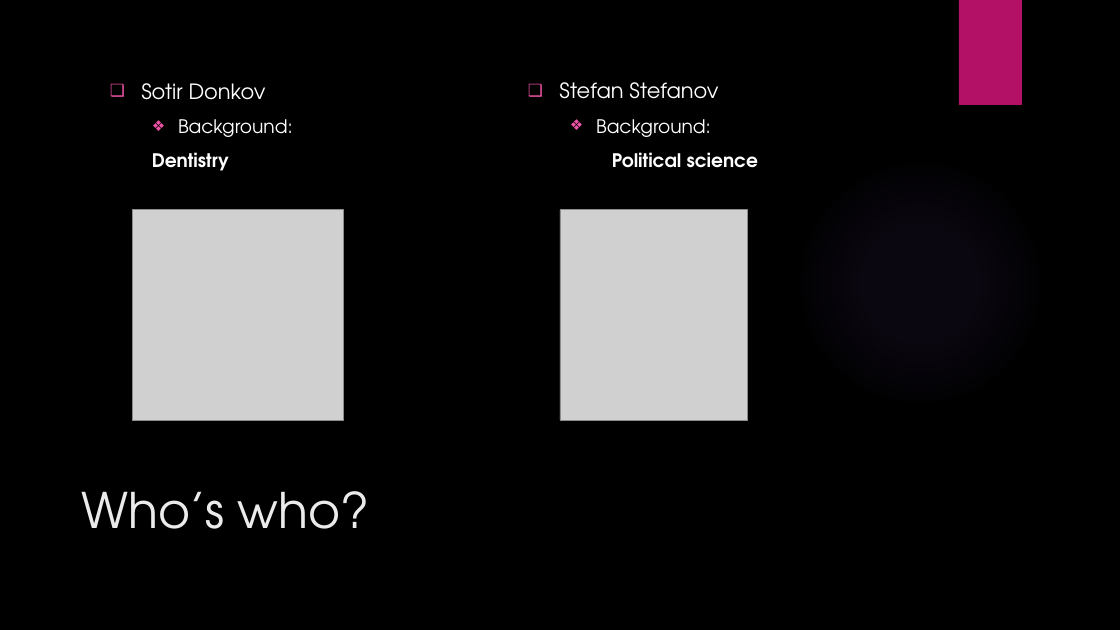
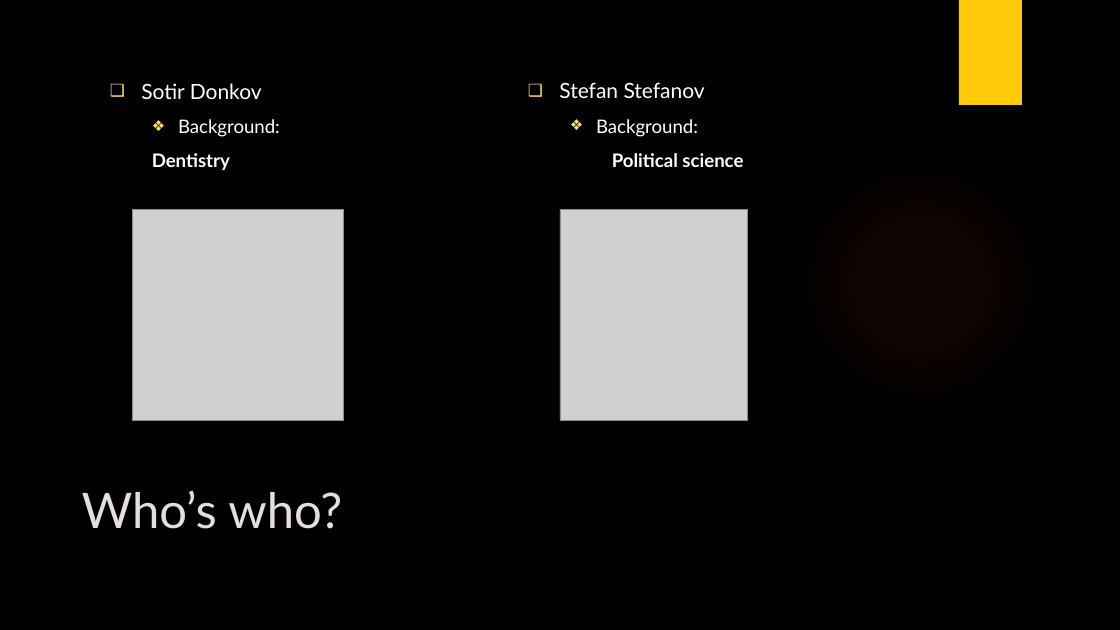
Before and after one commit to Stef-Stefanov/Emag, a slide deck: slide 2 of eMAG.pptx. Drawn at 1120x630 pixels with LibreOffice and Linux fonts; fonts in the diff are those of the drawing; grey boxes stand for pictures; background and template pictures are left out. Boxes give left, top, right and bottom in pixels: in the first picture for what was removed or moved away, otherwise in the second. Text is boxed around its words. In the diff, an @@ line names an element or a change of style, - is before the commit and + after.

```diff
--- a/eMAG.pptx
+++ b/eMAG.pptx
@@ rectangle at [959, 0, 1022, 105]: fill #B31166 to #FFCA08 @@
@@ text "Sotir Donkov" at [141, 83, 280, 170]: font TeX Gyre Adventor to Lato; bullet colour #EF53A5 to #FFDF6B @@
@@ text "Stefan Stefanov" at [559, 82, 743, 167]: font TeX Gyre Adventor to Lato; bullet colour #EF53A5 to #FFDF6B @@
@@ ellipse at [791, 154, 1049, 413]: fill gradient #9B6BF2 to gradient #E64823 @@
@@ title "Who’s who?" at [82, 490, 342, 529]: font TeX Gyre Adventor to Lato, text colour #EBEBEB to #E5DEDB @@
```
Also in this commit, not shown: 10 other slides changed, 12 other files.
